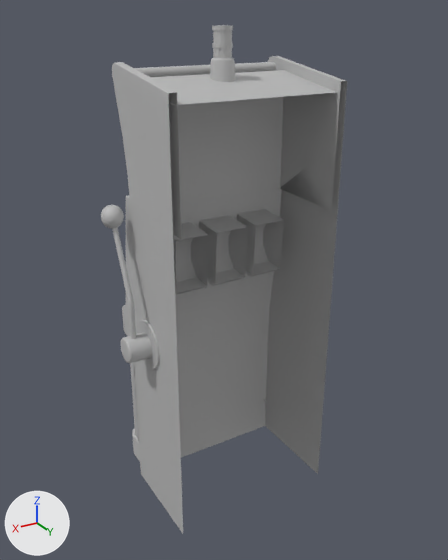
The FBX model Assets/GA/FBX/2_big_props/SM_machine_casino.fbx as it was, and as the next commit left it.
One viewpoint serves both versions: a camera (50 mm lens) standing at (1.52, 2.68, 2.59) and looking at (-0.07, 0.04, 1.27). Lighting does not change. The marker at lower left points along +X, +Y and +Z. The picture after the commit comes second. Where no turn or scale is listed for an object, it has been applied to the vertices. Vertices at exactly the same position are counted once.

Script lines for the objects in view, before the commit:
```python
me_mesh = bpy.data.meshes.new('Mesh')
me_mesh.from_pydata(...)  # 1589 vertices, 1444 faces; spans x -0.54..0.54, y -0.37..0.37, z -1.27..1.27
me_mesh.materials.append(mat_openpbr_shader1)  # grey #bcbcbc
# before: 736 (-0.51, 0.35, 0.98) at pixel (339, 92), 737 (0.37, 0.35, 0.98) at pixel (172, 105)
# before: 834 (0.35, -0.2, -0.79), 836 (0.35, -0.2, -0.55), 837 (0.35, -0.19, -0.36), 838 (0.35, -0.17, -0.16), 861 (-0.5, -0.2, -0.79) at pixel (262, 366)
# before: 863 (-0.5, -0.2, -0.55) at pixel (262, 334), 864 (-0.5, -0.19, -0.36) at pixel (264, 306), 865 (-0.5, -0.17, -0.16) at pixel (267, 279), 875 (-0.5, -0.15, -0.07), 876 (0.35, -0.15, -0.07)
ob_sm_machine_casino = bpy.data.objects.new('SM_machine_casino', me_mesh)
ob_sm_machine_casino.location = (0.0, 0.0, 1.263)
```
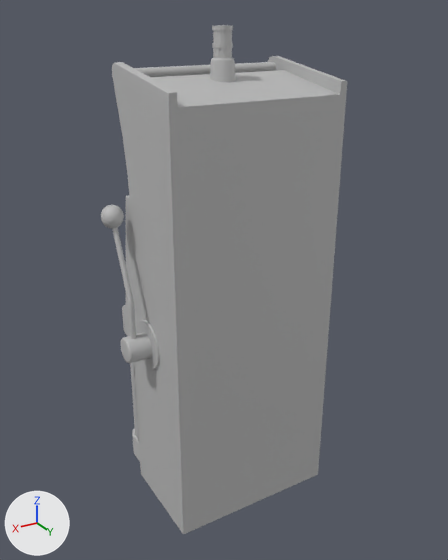
The newer file is also turned or shifted as a whole; pictures and numbers use the older file's frame.

Diff of the bpy script that builds the scene:
```diff
--- a/Assets/GA/FBX/2_big_props/SM_machine_casino.fbx.py
+++ b/Assets/GA/FBX/2_big_props/SM_machine_casino.fbx.py
@@ me_mesh @@
 # used by ob_sm_machine_casino; location = (0.0, 0.0, 1.263)
 # verts and faces of me_mesh; kept vertices keep their numbers, new ones are numbered from 1589
-me_mesh.from_pydata(...)  # 1589 vertices, 1444 faces; spans x -0.54..0.54, y -0.37..0.37, z -1.27..1.27
+me_mesh.from_pydata(...)  # 1609 vertices, 1449 faces; spans x -0.54..0.54, y -0.37..0.37, z -1.27..1.27
+# me_mesh part 1: a new loose piece of 20 vertices spanning x -0.54..0.39, y 0.37, z -1.27..1.03, in mat_openpbr_shader1 (grey #bcbcbc)
+# me_mesh part 2
+verts[736] = (-0.51, 0.37, 0.98)  # moved, pixel (342, 94)
+verts[737] = (0.37, 0.37, 0.98)  # moved, pixel (174, 107)
+# me_mesh part 3
+delete_faces([(834, 836, 863, 861), (836, 837, 864, 863), (837, 838, 865, 864), (838, 876, 875, 865)])
 me_mesh.materials.append(mat_openpbr_shader1)
```

Boxes [x1, y1, x2, y2] around the edits, measured in the pictures (448 x 560 px; the box of a moved part takes in the faces that stretch with it):
'SM_machine_casino', reshaped
    before: [101, 25, 347, 533]
    after: [101, 25, 347, 534]
part 1 of me_mesh, added
    after: [168, 81, 347, 534]
part 2 of me_mesh, moved or reshaped
    before: [150, 70, 336, 105]
    after: [150, 70, 339, 107]
part 3 of me_mesh, deleted
    before: [175, 272, 269, 394]
